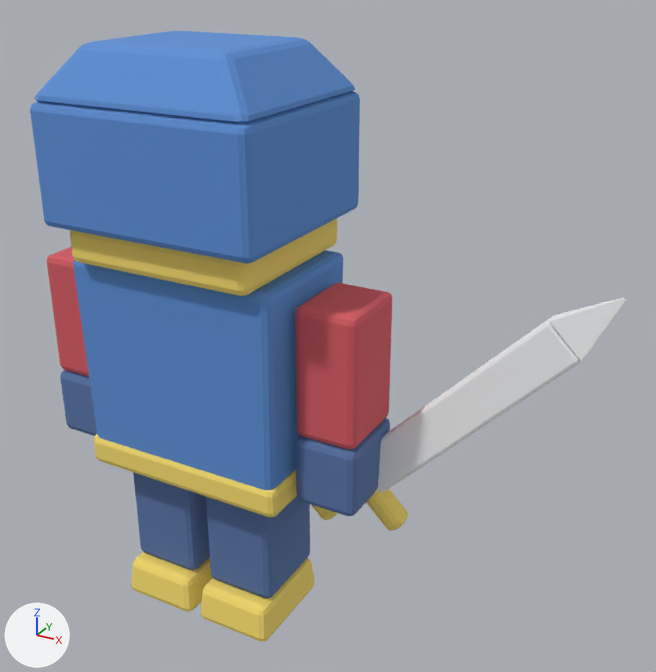
Before and after pictures for a commit that changed the glTF model assets/models/swordman.glb.
The view is the same before and after, from a 50 mm camera at (0.841, -1.131, 1.128) aimed at (0.194, 0.045, 0.54). Every picture has the same lights, and +X, +Y and +Z are marked at lower left. The older version comes first. Where no turn or scale is listed for an object, it has been applied to the vertices.

The older version as bpy lines, for what is in view:
```python
me_belt = bpy.data.meshes.new('Belt')
me_belt.from_pydata(...)  # 56 vertices, 108 faces; spans x -0.187..0.187, y -0.12..0.12, z 0.0..0.055
me_belt.materials.append(mat_metal_gold)  # yellow #f9de6e
me_bootl = bpy.data.meshes.new('BootL')
me_bootl.from_pydata(...)  # 56 vertices, 108 faces; spans x -0.072..0.072, y -0.104..0.08, z -0.28..-0.21
me_bootl.materials.append(mat_metal_gold)  # yellow #f9de6e
ob_belt = bpy.data.objects.new('Belt', me_belt)
ob_belt.location = (0.0, 0.0, 0.28)
ob_bootl = bpy.data.objects.new('BootL', me_bootl)
ob_bootl.location = (-0.08, 0.0, 0.28)
ob_sword = bpy.data.objects.new('Sword', None)
ob_sword.parent = ob_armr
ob_sword.location = (0.022, 0.03, -0.325)
ob_sword.rotation_euler = (-0.122, 0.785, 0.0)  # degrees (-7, 45, 0)
# also in view: 'HelmetTop' at (0.0, 0.0, 0.949); 'BootR' at (0.08, -0.012, 0.035); 'Blade' at (0.417, 0.056, 0.452); 'UpperR' at (0.248, 0.0, 0.52); 'TorsoBody' at (0.0, 0.0, 0.47)
```
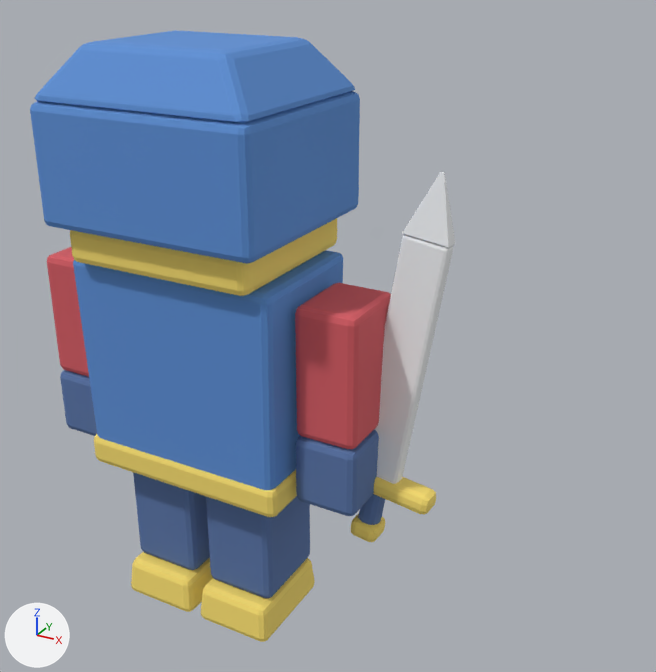
ob_sword is not drawn itself; it is the parent of ob_blade, ob_grip, ob_guard, ob_pommel, ob_tip.

Where the change shows, as pixel boxes (x1, y1, x2, y2) in the pictures (656 x 672 px):
'Blade', moved, turned
    before: (377, 319, 580, 493)
    after: (374, 234, 453, 484)
'Tip', moved, turned
    before: (549, 298, 626, 362)
    after: (402, 172, 455, 248)
'Guard', moved, turned
    before: (366, 489, 408, 531)
    after: (373, 477, 436, 515)
'Pommel', moved, turned
    before: (312, 505, 337, 520)
    after: (351, 513, 385, 542)
'Grip', moved, turned (not visible before)
    after: (358, 494, 385, 525)

Patch to the scene script:
```diff
--- a/assets/models/swordman.glb.py
+++ b/assets/models/swordman.glb.py
@@ ob_sword @@
 ob_sword.parent = ob_armr
-ob_sword.location = (0.022, 0.03, -0.325)
-ob_sword.rotation_euler = (-0.122, 0.785, 0.0)  # degrees (-7, 45, 0)
+ob_sword.location = (0.05, 0.025, -0.32)
+ob_sword.rotation_euler = (-0.0698, 0.14, 0.0)  # degrees (-4, 8, 0)
```
